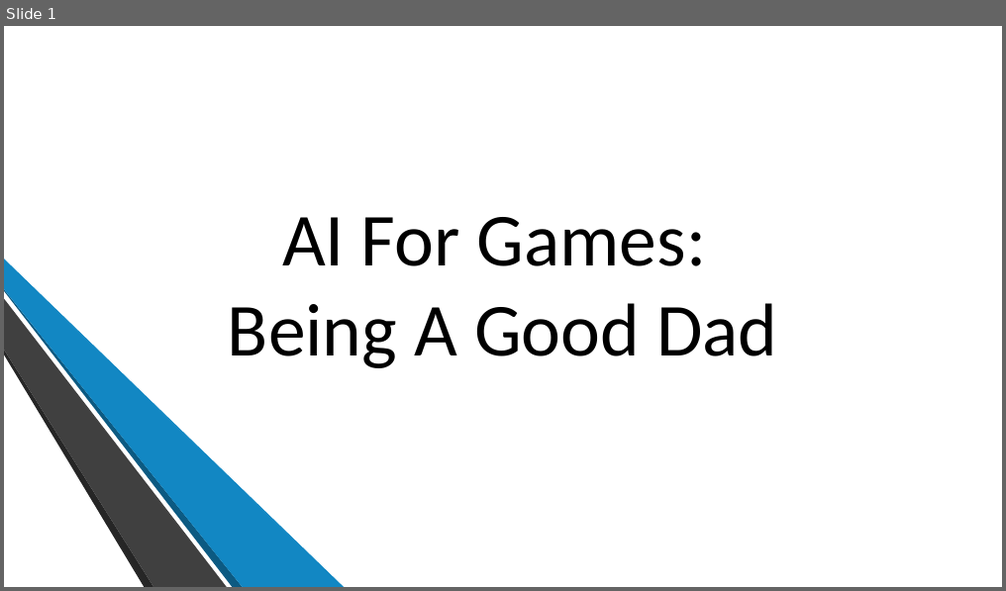
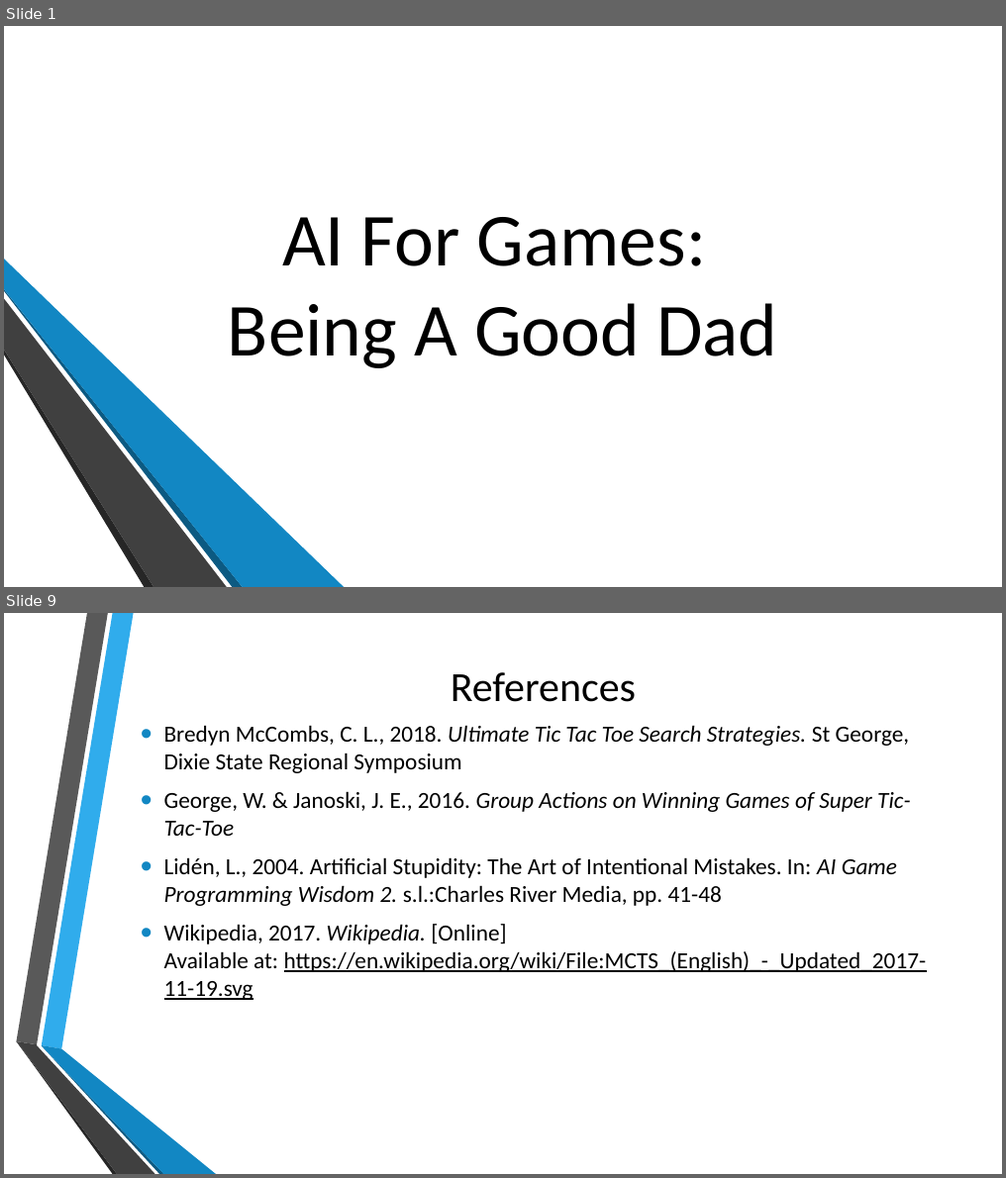
Before and after one commit to mDinardo08/diss, a slide deck: PosterDayPresentation.pptx. Shown one above the other, each under a label of ours: slide 1 before the commit, slides 1 and 9 after it; the slides between them are not shown. The pictures are 1006x591 and 1006x1178 pixels, drawn with LibreOffice and Linux fonts; fonts in the diff are those of the drawing; background and template pictures are left out. Boxes give left, top, right and bottom in pixels: in the first picture for what was removed or moved away, otherwise in the second. Text is boxed around its words. In the diff, an @@ line names an element or a change of style, - is before the commit and + after.

```diff
--- a/PosterDayPresentation.pptx
+++ b/PosterDayPresentation.pptx
@@ slide 9 added at (4, 613, 1002, 1174), background picture (left out) @@
@@ title added at (450, 672, 636, 702), 40 pt, text #000000 @@
+References
@@ text added at (164, 725, 927, 1000), 22.2 pt, text #000000 @@
+• Bredyn McCombs, C. L., 2018. Ultimate Tic Tac Toe Search Strategies. St George, Dixie State Regional Symposium
+• George, W. & Janoski, J. E., 2016. Group Actions on Winning Games of Super Tic-Tac-Toe
+• Lidén, L., 2004. Artificial Stupidity: The Art of Intentional Mistakes. In: AI Game Programming Wisdom 2. s.l.:Charles River Media, pp. 41-48
+• Wikipedia, 2017. Wikipedia. [Online]
+  Available at: https://en.wikipedia.org/wiki/File:MCTS_(English)_-_Updated_2017-11-19.svg
@@ group added at (16, 613, 216, 1174): 6 freeform shapes @@
```
Also in this commit, not shown: 2 slides changed, 5 other slides added, 4 slides removed, 4 other files.
